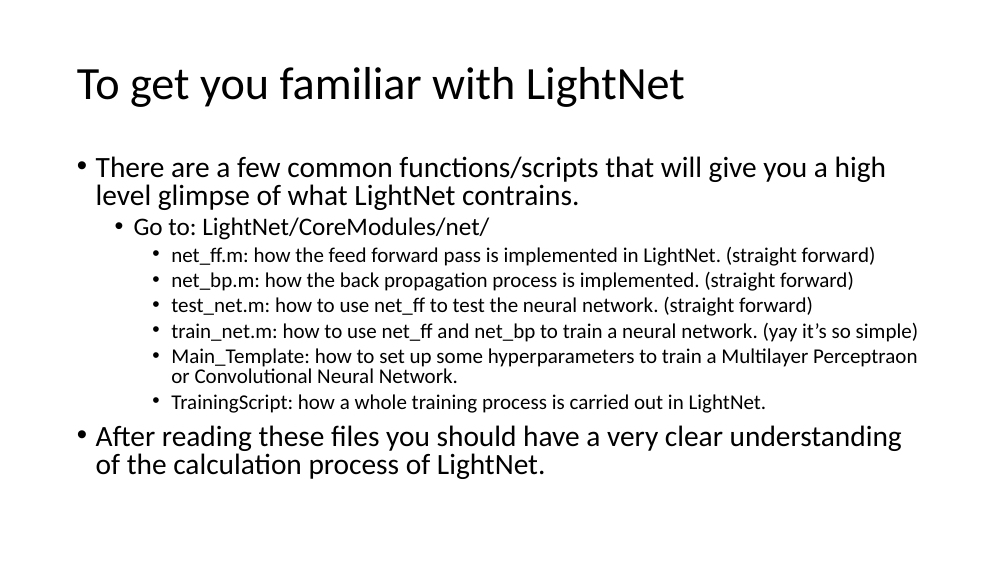
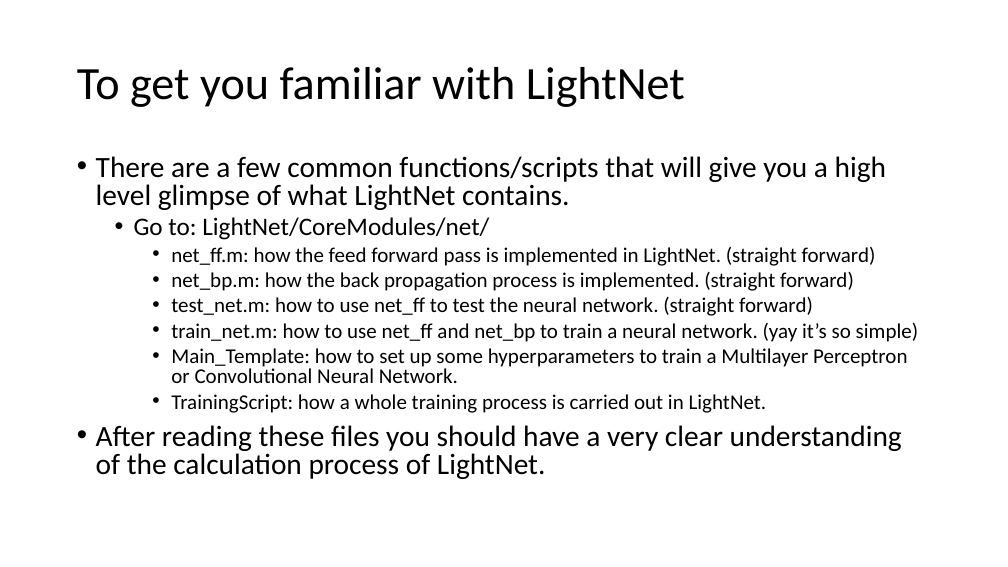
Before and after one commit to katsuyoo/LightNet, a slide deck: slide 5 of LightNet Tutorial.pptx. Drawn at 1008x567 pixels with LibreOffice and Linux fonts; fonts in the diff are those of the drawing. Boxes give left, top, right and bottom in pixels: in the first picture for what was removed or moved away, otherwise in the second. Text is boxed around its words. In the diff, an @@ line names an element or a change of style, - is before the commit and + after.

Commit message:
20170221

```diff
--- a/LightNet Tutorial.pptx
+++ b/LightNet Tutorial.pptx
@@ text at <box>96,156,886,210</box>: text changed @@
-• There are a few common functions/scripts that will give you a high level glimpse of what LightNet contrains.
+• There are a few common functions/scripts that will give you a high level glimpse of what LightNet contains.
@@ text at <box>171,348,907,383</box>: text changed @@
-    • Main_Template: how to set up some hyperparameters to train a Multilayer Perceptraon or Convolutional Neural Network.
+    • Main_Template: how to set up some hyperparameters to train a Multilayer Perceptron or Convolutional Neural Network.
```
